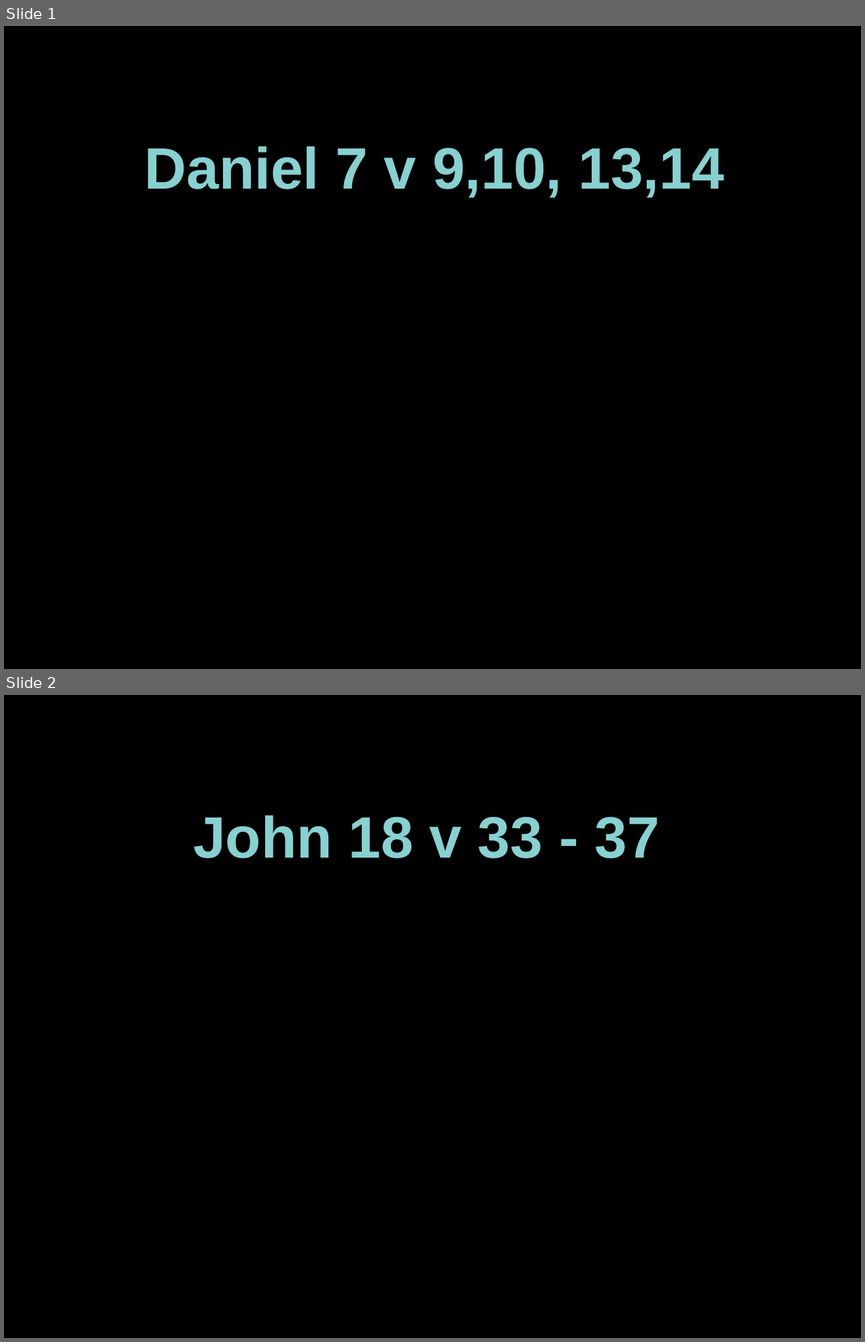
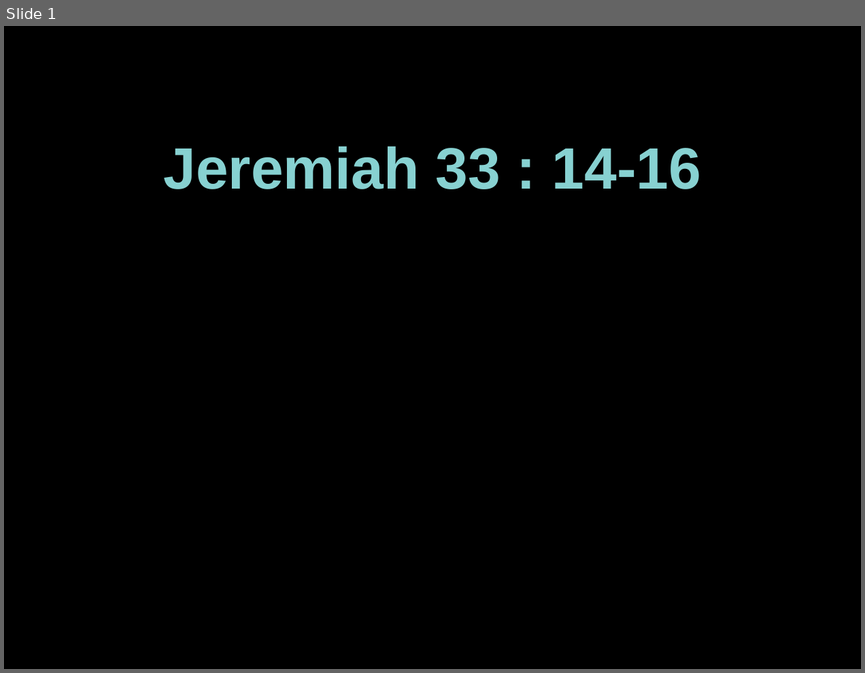
Before and after one commit to martinforsyth/bsuc-audio-visual, a slide deck: resources/presentations/impress/readings.dark.background.odp. Shown one above the other, each under a label of ours: slides 1 and 2 before the commit, slide 1 after it. The pictures are 865x1342 and 865x673 pixels, drawn with LibreOffice and Linux fonts; fonts in the diff are those of the drawing. Boxes give left, top, right and bottom in pixels: in the first picture for what was removed or moved away, otherwise in the second. Text is boxed around its words. In the diff, an @@ line names an element or a change of style, - is before the commit and + after.

```diff
--- a/resources/presentations/impress/readings.dark.background.odp
+++ b/resources/presentations/impress/readings.dark.background.odp
@@ slide 2 removed at (x1=4, y1=695, x2=861, y2=1338), background #000000 @@
@@ text removed at (x1=193, y1=815, x2=659, y2=858) @@
-John 18 v 33 - 37
@@ slide 1 changed as well @@
@@ text at (x1=163, y1=146, x2=701, y2=189): text changed @@
-Daniel 7 v 9,10, 13,14
+Jeremiah 33 : 14-16
```
Also in this commit, not shown: 1 slide added, 1 other file.
